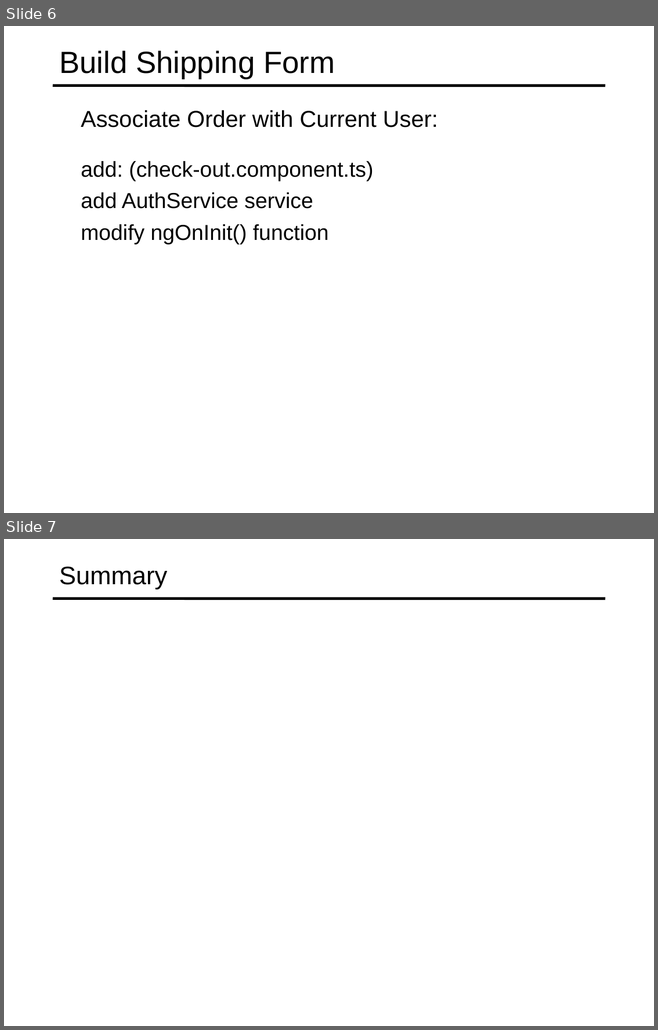
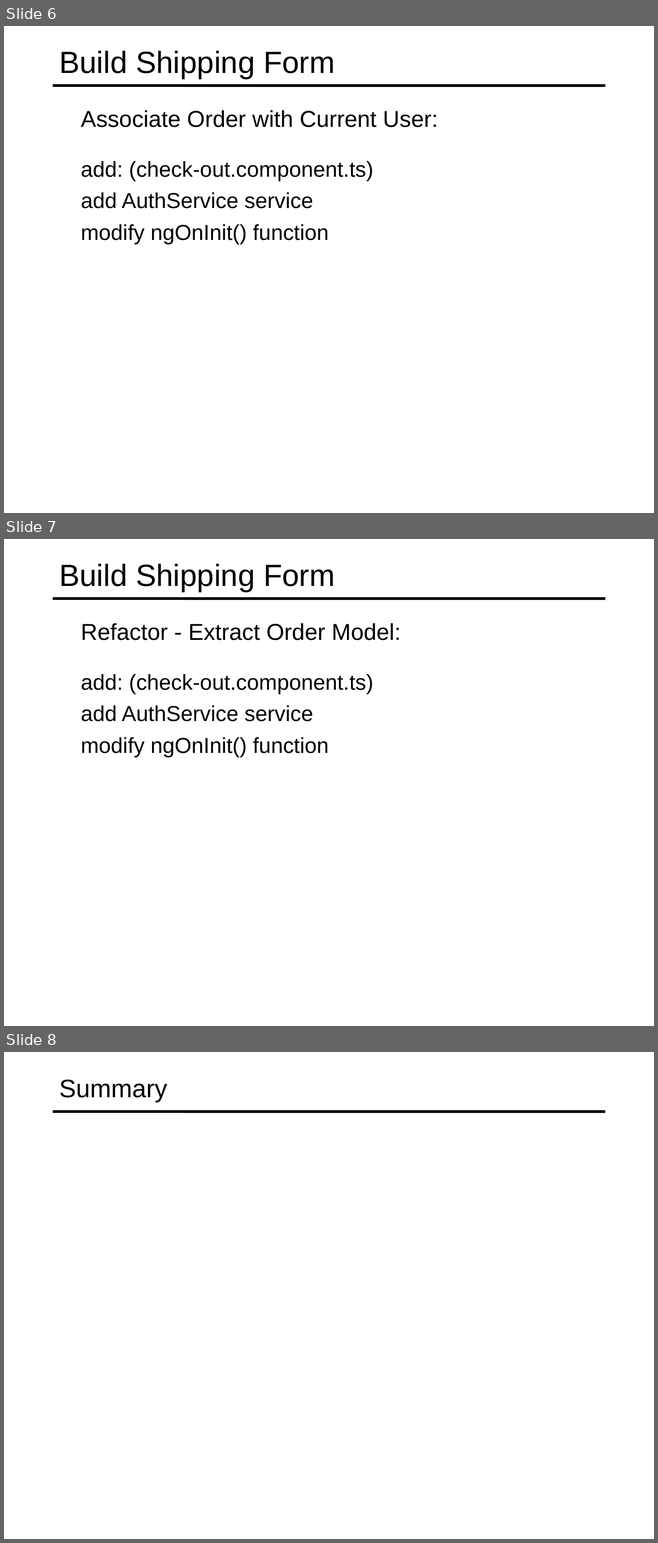
Before and after one commit to specter01wj/Jago_Link_Training, a slide deck: Angular/Angular7/Angular Advanced Course/Project/22.Project_Check Out Module/L6_Project_Check Out Module.ppt. Shown one above the other, each under a label of ours: slides 6 and 7 before the commit, slides 6, 7 and 8 after it. The pictures are 658x1030 and 658x1543 pixels, drawn with LibreOffice and Linux fonts; fonts in the diff are those of the drawing. Boxes give left, top, right and bottom in pixels: in the first picture for what was removed or moved away, otherwise in the second. Text is boxed around its words. In the diff, an @@ line names an element or a change of style, - is before the commit and + after.

Commit message:
11/04/2019 v1

```diff
--- a/Angular/Angular7/Angular Advanced Course/Project/22.Project_Check Out Module/L6_Project_Check Out Module.ppt
+++ b/Angular/Angular7/Angular Advanced Course/Project/22.Project_Check Out Module/L6_Project_Check Out Module.ppt
@@ slide 7 added at (4, 539, 654, 1026), background #FFFFFF; not listed: 1 template element that a slide beside it also shows @@
@@ title added at (59, 563, 335, 592), 34 pt, text #000000 @@
+Build Shipping Form
@@ text added at (81, 623, 401, 641), 25.5 pt, text #000000 @@
+  Refactor - Extract Order Model:
@@ text added at (81, 674, 373, 757), 24 pt, text #000000 @@
+  add: (check-out.component.ts)
+  add AuthService service
+  modify ngOnInit() function
@@ what was slide 7 is now slide 8 @@
```
